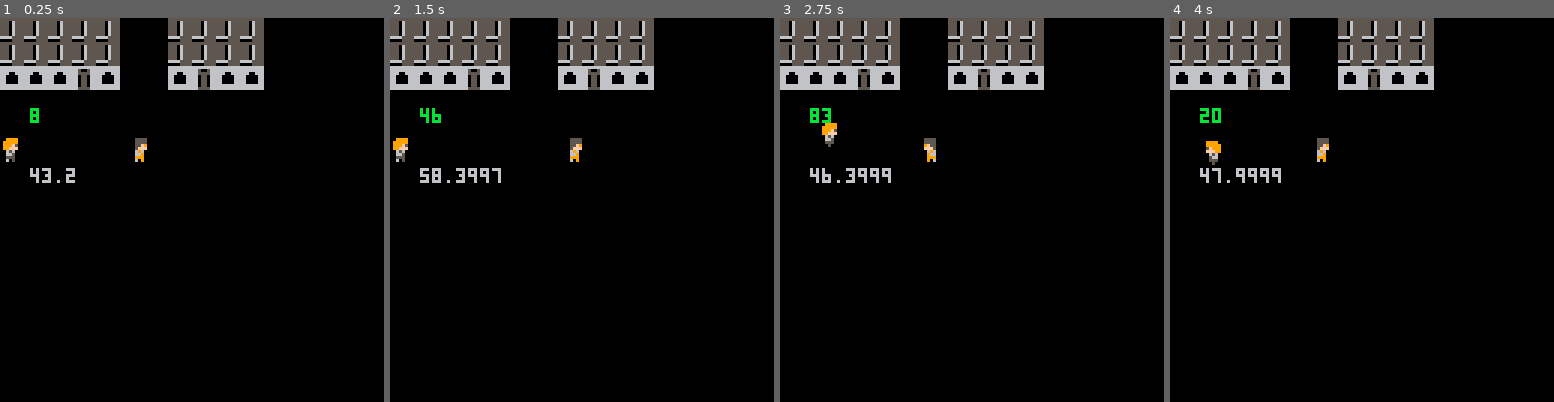
Above: before the commit, frames 1-4 (left to right).
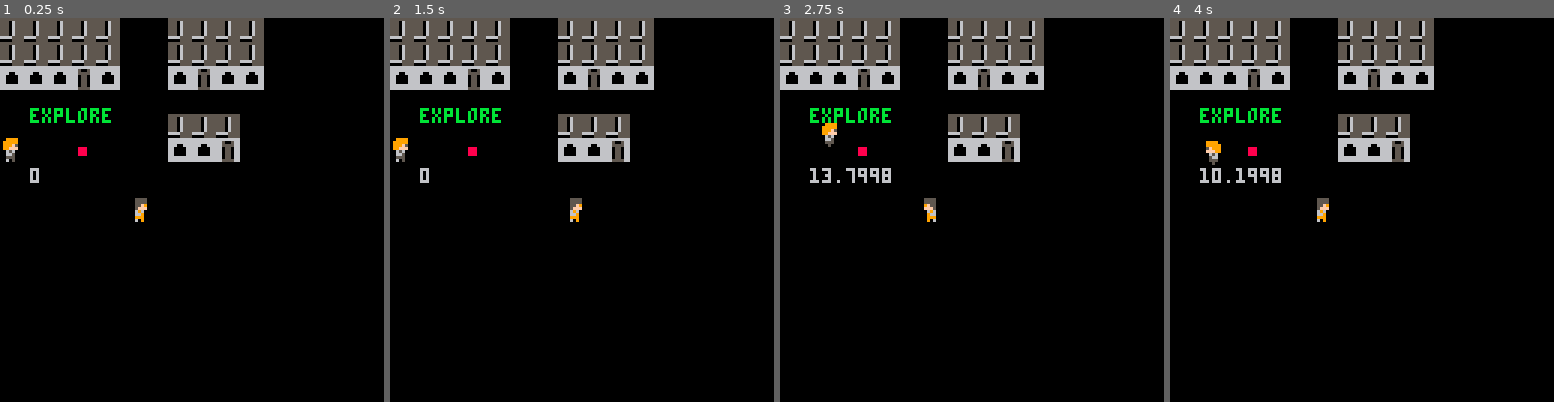
Above: after the commit, the same moments.

Repository: Joe-Gigs/3-color-game-jam
Game: PICO-8 cartridge 3colorjam.p8
Two runs of this game, one before a commit and one after it. Both use one fixed random seed, a clock stepped at 60 frames per second and the inputs below.
Inputs:
- Up to frame 1 (0.25 s): no input
- Up to frame 2 (1.5 s): tap X (X key) at 0.33, 1.07 s; tap O (Z key) at 0.7 s
- Up to frame 3 (2.75 s): hold Right 1.6-2.1 s; tap O (Z key) at 1.7, 2.1, 2.5 s; tap X (X key) at 1.85 s; hold Up 2.15-2.42 s; hold Right from 2.47 s (still down)
- Up to frame 4 (4 s): tap O (Z key) at 2.9, 3.3, 3.7 s; tap X (X key) at 2.97 s; release Right at 3.03 s; hold Left 3.08-3.58 s; hold Down 3.63-3.97 s

The runs differ from the first frame. In frame 1, 2.9% of the frame differs, in the area x 7-63%, y 23-54%; in frame 2, 2.9%; in frame 3, 2.8%; in frame 4, 2.9%.

Commit message:
From overworld(town currently) can trigger turn based battle :)

Diff:
--- a/3colorjam.p8
+++ b/3colorjam.p8
@@ -14,7 +14,7 @@
 	npc1 = {}
 	npc1.sp = 154
 	npc1.x = 40
-	npc1.y = 40
+	npc1.y = 60
 	npc1.speed = 0.6
 	npc1.flip = false
 	npc1.sleep = false
@@ -59,8 +59,9 @@
 		--spr(test_sprite.sp, test_sprite.x, test_sprite.y)
 	end
 
-	print(npc1.x, 10, 50, 6)
-	print(timer, 10, 30, 11)
+	print(player.x, 10, 50, 6)
+	print(game_state, 10, 30, 11)
+
 
 end
 
@@ -77,6 +78,10 @@
 
 	npcMoveMent()
 	reverseNPC()
+
+	if player.x >= 24.6 and player.y <= 37.6 then
+		triggerBattleTest()
+	end
 end
 -----------------------------------------------
 function playermovement()
@@ -131,6 +136,9 @@
   	timer = 0
   end
 
+function triggerBattleTest()
+	game_state = "fight"
+end
 
 function drawmenu(entity)
 	--init
@@ -354,161 +362,161 @@
 8282828282000082828282000000000000000000000000000000000000000000000000000000000000000000000000000000000000000000000000000000000000000000000000000000000000000000000000000000000000000000000000000000000000000000000000000000000000000000000000000000000000000000
 8080808180000080818080000000000000000000000000000000000000000000000000000000000000000000000000000000000000000000000000000000000000000000000000000000000000000000000000000000000000000000000000000000000000000000000000000000000000000000000000000000000000000000
 0000000000000000000000000000000000000000000000000000000000000000000000000000000000000000000000000000000000000000000000000000000000000000000000000000000000000000000000000000000000000000000000000000000000000000000000000000000000000000000000000000000000000000
-0000000000000000000000000000000000000000000000000000000000000000000000000000000000000000000000000000000000000000000000000000000000000000000000000000000000000000000000000000000000000000000000000000000000000000000000000000000000000000000000000000000000000000
-0000000000000000000000000000000000000000000000000000000000000000000000000000000000000000000000000000000000000000000000000000000000000000000000000000000000000000000000000000000000000000000000000000000000000000000000000000000000000000000000000000000000000000
-0000000000000000000000000000000000000000000000000000000000000000000000000000000000000000000000000000000000000000000000000000000000000000000000000000000000000000000000000000000000000000000000000000000000000000000000000000000000000000000000000000000000000000
-0000000000000000000000000000000000000000000000000000000000000000000000000000000000000000000000000000000000000000000000000000000000000000000000000000000000000000000000000000000000000000000000000000000000000000000000000000000000000000000000000000000000000000
-0000000000000000000000000000000000000000000000000000000000000000000000000000000000000000000000000000000000000000000000000000000000000000000000000000000000000000000000000000000000000000000000000000000000000000000000000000000000000000000000000000000000000000
-0000000000000000000000000000000000000000000000000000000000000000000000000000000000000000000000000000000000000000000000000000000000000000000000000000000000000000000000000000000000000000000000000000000000000000000000000000000000000000000000000000000000000000
-0000000000000000000000000000000000000000000000000000000000000000000000000000000000000000000000000000000000000000000000000000000000000000000000000000000000000000000000000000000000000000000000000000000000000000000000000000000000000000000000000000000000000000
-0000000000000000000000000000000000000000000000000000000000000000000000000000000000000000000000000000000000000000000000000000000000000000000000000000000000000000000000000000000000000000000000000000000000000000000000000000000000000000000000000000000000000000
-0000000000000000000000000000000000000000000000000000000000000000000000000000000000000000000000000000000000000000000000000000000000000000000000000000000000000000000000000000000000000000000000000000000000000000000000000000000000000000000000000000000000000000
-0000000000000000000000000000000000000000000000000000000000000000000000000000000000000000000000000000000000000000000000000000000000000000000000000000000000000000000000000000000000000000000000000000000000000000000000000000000000000000000000000000000000000000
-0000000000000000000000000000000000000000000000000000000000000000000000000000000000000000000000000000000000000000000000000000000000000000000000000000000000000000000000000000000000000000000000000000000000000000000000000000000000000000000000000000000000000000
-0000000000000000000000000000000000000000000000000000000000000000000000000000000000000000000000000000000000000000000000000000000000000000000000000000000000000000000000000000000000000000000000000000000000000000000000000000000000000000000000000000000000000000
-0000000000000000000000000000000000000000000000000000000000000000000000000000000000000000000000000000000000000000000000000000000000000000000000000000000000000000000000000000000000000000000000000000000000000000000000000000000000000000000000000000000000000000
-0000000000000000000000000000000000000000000000000000000000000000000000000000000000000000000000000000000000000000000000000000000000000000000000000000000000000000000000000000000000000000000000000000000000000000000000000000000000000000000000000000000000000000
-0000000000000000000000000000000000000000000000000000000000000000000000000000000000000000000000000000000000000000000000000000000000000000000000000000000000000000000000000000000000000000000000000000000000000000000000000000000000000000000000000000000000000000
-0000000000000000000000000000000000000000000000000000000000000000000000000000000000000000000000000000000000000000000000000000000000000000000000000000000000000000000000000000000000000000000000000000000000000000000000000000000000000000000000000000000000000000
-0000000000000000000000000000000000000000000000000000000000000000000000000000000000000000000000000000000000000000000000000000000000000000000000000000000000000000000000000000000000000000000000000000000000000000000000000000000000000000000000000000000000000000
-0000000000000000000000000000000000000000000000000000000000000000000000000000000000000000000000000000000000000000000000000000000000000000000000000000000000000000000000000000000000000000000000000000000000000000000000000000000000000000000000000000000000000000
-0000000000000000000000000000000000000000000000000000000000000000000000000000000000000000000000000000000000000000000000000000000000000000000000000000000000000000000000000000000000000000000000000000000000000000000000000000000000000000000000000000000000000000
-0000000000000000000000000000000000000000000000000000000000000000000000000000000000000000000000000000000000000000000000000000000000000000000000000000000000000000000000000000000000000000000000000000000000000000000000000000000000000000000000000000000000000000
-0000000000000000000000000000000000000000000000000000000000000000000000000000000000000000000000000000000000000000000000000000000000000000000000000000000000000000000000000000000000000000000000000000000000000000000000000000000000000000000000000000000000000000
-0000000000000000000000000000000000000000000000000000000000000000000000000000000000000000000000000000000000000000000000000000000000000000000000000000000000000000000000000000000000000000000000000000000000000000000000000000000000000000000000000000000000000000
-0000000000000000000000000000000000000000000000000000000000000000000000000000000000000000000000000000000000000000000000000000000000000000000000000000000000000000000000000000000000000000000000000000000000000000000000000000000000000000000000000000000000000000
-0000000000000000000000000000000000000000000000000000000000000000000000000000000000000000000000000000000000000000000000000000000000000000000000000000000000000000000000000000000000000000000000000000000000000000000000000000000000000000000000000000000000000000
-0000000000000000000000000000000000000000000000000000000000000000000000000000000000000000000000000000000000000000000000000000000000000000000000000000000000000000000000000000000000000000000000000000000000000000000000000000000000000000000000000000000000000000
-0000000000000000000000000000000000000000000000000000000000000000000000000000000000000000000000000000000000000000000000000000000000000000000000000000000000000000000000000000000000000000000000000000000000000000000000000000000000000000000000000000000000000000
-0000000000000000000000000000000000000000000000000000000000000000000000000000000000000000000000000000000000000000000000000000000000000000000000000000000000000000000000000000000000000000000000000000000000000000000000000000000000000000000000000000000000000000
-0000000000000000000000000000000000000000000000000000000000000000000000000000000000000000000000000000000000000000000000000000000000000000000000000000000000000000000000000000000000000000000000000000000000000000000000000000000000000000000000000000000000000000
-…(130 lines of a section not shown)…
+0000000000000082828200000000000000000000000000000000000000000000000000000000000000000000000000000000000000000000000000000000000000000000000000000000000000000000000000000000000000000000000000000000000000000000000000000000000000000000000000000000000000000000
+0000009100000080808100000000000000000000000000000000000000000000000000000000000000000000000000000000000000000000000000000000000000000000000000000000000000000000000000000000000000000000000000000000000000000000000000000000000000000000000000000000000000000000
+0000000000000000000000000000000000000000000000000000000000000000000000000000000000000000000000000000000000000000000000000000000000000000000000000000000000000000000000000000000000000000000000000000000000000000000000000000000000000000000000000000000000000000
+0000000000000000000000000000000000000000000000000000000000000000000000000000000000000000000000000000000000000000000000000000000000000000000000000000000000000000000000000000000000000000000000000000000000000000000000000000000000000000000000000000000000000000
+0000000000000000000000000000000000000000000000000000000000000000000000000000000000000000000000000000000000000000000000000000000000000000000000000000000000000000000000000000000000000000000000000000000000000000000000000000000000000000000000000000000000000000
+0000000000000000000000000000000000000000000000000000000000000000000000000000000000000000000000000000000000000000000000000000000000000000000000000000000000000000000000000000000000000000000000000000000000000000000000000000000000000000000000000000000000000000
+0000000000000000000000000000000000000000000000000000000000000000000000000000000000000000000000000000000000000000000000000000000000000000000000000000000000000000000000000000000000000000000000000000000000000000000000000000000000000000000000000000000000000000
+0000000000000000000000000000000000000000000000000000000000000000000000000000000000000000000000000000000000000000000000000000000000000000000000000000000000000000000000000000000000000000000000000000000000000000000000000000000000000000000000000000000000000000
+0000000000000000000000000000000000000000000000000000000000000000000000000000000000000000000000000000000000000000000000000000000000000000000000000000000000000000000000000000000000000000000000000000000000000000000000000000000000000000000000000000000000000000
+0000000000000000000000000000000000000000000000000000000000000000000000000000000000000000000000000000000000000000000000000000000000000000000000000000000000000000000000000000000000000000000000000000000000000000000000000000000000000000000000000000000000000000
+0000000000000000000000000000000000000000000000000000000000000000000000000000000000000000000000000000000000000000000000000000000000000000000000000000000000000000000000000000000000000000000000000000000000000000000000000000000000000000000000000000000000000000
+0000000000000000000000000000000000000000000000000000000000000000000000000000000000000000000000000000000000000000000000000000000000000000000000000000000000000000000000000000000000000000000000000000000000000000000000000000000000000000000000000000000000000000
+0000000000000000000000000000000000000000000000000000000000000000000000000000000000000000000000000000000000000000000000000000000000000000000000000000000000000000000000000000000000000000000000000000000000000000000000000000000000000000000000000000000000000000
+0000000000000000000000000000000000000000000000000000000000000000000000000000000000000000000000000000000000000000000000000000000000000000000000000000000000000000000000000000000000000000000000000000000000000000000000000000000000000000000000000000000000000000
+0000000000000000000000000000000000000000000000000000000000000000000000000000000000000000000000000000000000000000000000000000000000000000000000000000000000000000000000000000000000000000000000000000000000000000000000000000000000000000000000000000000000000000
+0000000000000000000000000000000000000000000000000000000000000000000000000000000000000000000000000000000000000000000000000000000000000000000000000000000000000000000000000000000000000000000000000000000000000000000000000000000000000000000000000000000000000000
+0000000000000000000000000000000000000000000000000000000000000000000000000000000000000000000000000000000000000000000000000000000000000000000000000000000000000000000000000000000000000000000000000000000000000000000000000000000000000000000000000000000000000000
+0000000000000000000000000000000000000000000000000000000000000000000000000000000000000000000000000000000000000000000000000000000000000000000000000000000000000000000000000000000000000000000000000000000000000000000000000000000000000000000000000000000000000000
+0000000000000000000000000000000000000000000000000000000000000000000000000000000000000000000000000000000000000000000000000000000000000000000000000000000000000000000000000000000000000000000000000000000000000000000000000000000000000000000000000000000000000000
+0000000000000000000000000000000000000000000000000000000000000000000000000000000000000000000000000000000000000000000000000000000000000000000000000000000000000000000000000000000000000000000000000000000000000000000000000000000000000000000000000000000000000000
+0000000000000000000000000000000000000000000000000000000000000000000000000000000000000000000000000000000000000000000000000000000000000000000000000000000000000000000000000000000000000000000000000000000000000000000000000000000000000000000000000000000000000000
+0000000000000000000000000000000000000000000000000000000000000000000000000000000000000000000000000000000000000000000000000000000000000000000000000000000000000000000000000000000000000000000000000000000000000000000000000000000000000000000000000000000000000000
+0000000000000000000000000000000000000000000000000000000000000000000000000000000000000000000000000000000000000000000000000000000000000000000000000000000000000000000000000000000000000000000000000000000000000000000000000000000000000000000000000000000000000000
+0000000000000000000000000000000000000000000000000000000000000000000000000000000000000000000000000000000000000000000000000000000000000000000000000000000000000000000000000000000000000000000000000000000000000000000000000000000000000000000000000000000000000000
+0000000000000000000000000000000000000000000000000000000000000000000000000000000000000000000000000000000000000000000000000000000000000000000000000000000000000000000000000000000000000000000000000000000000000000000000000000000000000000000000000000000000000000
+0000000000000000000000000000000000000000000000000000000000000000000000000000000000000000000000000000000000000000000000000000000000000000000000000000000000000000000000000000000000000000000000000000000000000000000000000000000000000000000000000000000000000000
+0000000000000000000000000000000000000000000000000000000000000000000000000000000000000000000000000000000000000000000000000000000000000000000000000000000000000000000000000000000000000000000000000000000000000000000000000000000000000000000000000000000000000000
+0000000000000000000000000000000000000000000000000000000000000000000000000000000000000000000000000000000000000000000000000000000000000000000000000000000000000000000000000000000000000000000000000000000000000000000000000000000000000000000000000000000000000000
+…(130 lines of a section not shown)…
